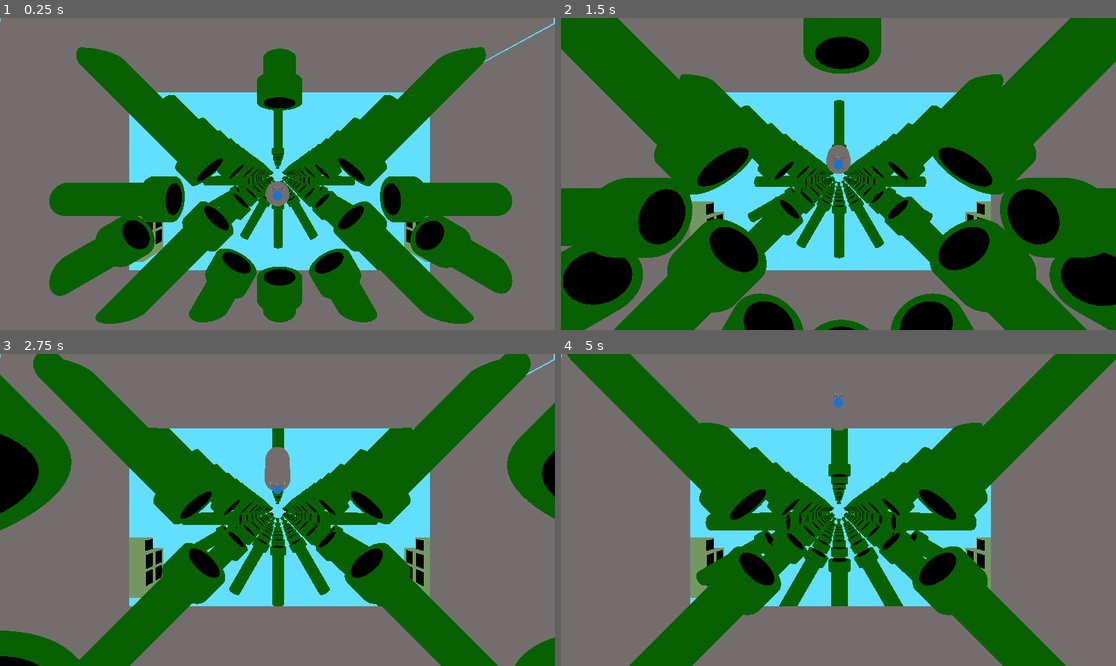
Above: before the commit, frames 1-4 (two rows, left to right).
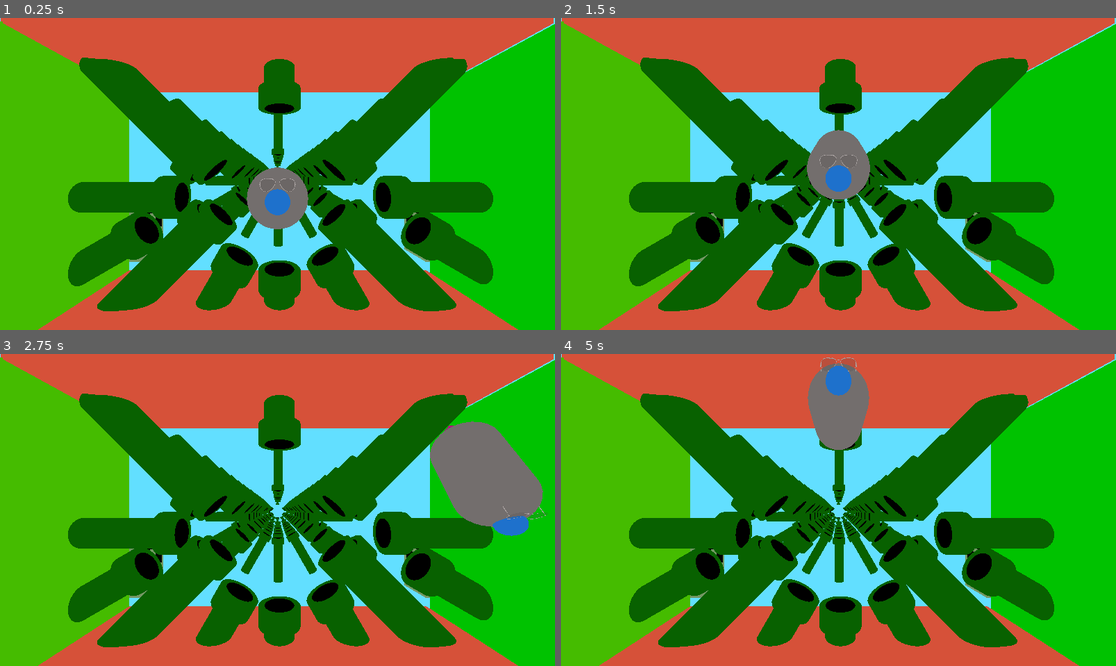
Above: after the commit, the same moments.

Repository: johnf008/Another_3d_Game
Game: Godot game, scene res://game.tscn
Same seed, same stepped clock (60 frames per second), same inputs: the game is played once before the commit and once after it.
Inputs:
- Up to frame 1 (0.25 s): no input
- Up to frame 2 (1.5 s): tap Enter at 0.5 s; hold D (right, bound only after the commit) 0.53-1.28 s; hold Space (fly) 0.53-1.28 s; hold A (left, bound only after the commit) from 1.28 s (still down); tap Space (fly) at 1.35 s
- Up to frame 3 (2.75 s): release A (left, bound only after the commit) at 2.03 s; hold D (right, bound only after the commit) from 2.03 s (still down); hold Space (fly) from 2.03 s (still down)
- Up to frame 4 (5 s): release Space (fly) at 2.78 s; tap Space (fly) at 2.85, 4.35 s; release D (right, bound only after the commit) at 3.53 s; hold Space (fly) 3.53-4.28 s; hold A (left, bound only after the commit) from 3.53 s (still down)

The runs differ from the first frame. In frame 1, 65% of the frame differs, in the area x 0-100%, y 0-100%; in frame 2, 75%; in frame 3, 73%; in frame 4, 76%.

Commit message:
Added basic left <-> right movement

Diff:
--- a/game.tscn
+++ b/game.tscn
@@ -1,10 +1,19 @@
-[gd_scene load_steps=7 format=3 uid="uid://b2l0pjytxk854"]
+[gd_scene load_steps=10 format=3 uid="uid://b2l0pjytxk854"]
 
 [ext_resource type="PackedScene" uid="uid://cortf3dn5rur8" path="res://player/player.tscn" id="1_80nbo"]
 [ext_resource type="Script" uid="uid://delnqgh3x7rr1" path="res://level.gd" id="1_feb5d"]
 [ext_resource type="PackedScene" uid="uid://yo6c3rptu286" path="res://level/modules/module_one.tscn" id="2_e2o6t"]
 [ext_resource type="PackedScene" uid="uid://b4wymn8r8blmo" path="res://level/modules/module_one_iteration_two.tscn" id="3_7jktm"]
 [ext_resource type="PackedScene" uid="uid://c0mkrn36roh8e" path="res://level/background_items/awesome_sauce_building.tscn" id="4_fc0e3"]
+
+[sub_resource type="StandardMaterial3D" id="StandardMaterial3D_7jktm"]
+albedo_color = Color(1, 0.401787, 0.290635, 1)
+
+[sub_resource type="StandardMaterial3D" id="StandardMaterial3D_ryrav"]
+albedo_color = Color(0.0362939, 0.947563, 1.54018e-06, 1)
+
+[sub_resource type="StandardMaterial3D" id="StandardMaterial3D_eow3j"]
+albedo_color = Color(0.326523, 0.915916, 7.70092e-07, 1)
 
 [sub_resource type="Environment" id="Environment_80nbo"]
 background_mode = 1
@@ -22,14 +31,17 @@
 [node name="CSGBox3D" type="CSGBox3D" parent="."]
 transform = Transform3D(-4.37114e-08, 0, 1, 0, 1, 0, -1, 0, -4.37114e-08, 24.5241, 18.716, -0.333055)
 size = Vector3(63.8784, 0.612793, 20)
+material = SubResource("StandardMaterial3D_7jktm")
 
 [node name="CSGBox3D2" type="CSGBox3D" parent="."]
 transform = Transform3D(1.91069e-15, 4.37114e-08, 1, 1, -4.37114e-08, 0, 4.37114e-08, 1, -4.37114e-08, 24.5242, -0.844837, 32.6669)
 size = Vector3(39, 0.612793, 20)
+material = SubResource("StandardMaterial3D_ryrav")
 
 [node name="CSGBox3D3" type="CSGBox3D" parent="."]
 transform = Transform3D(1.91069e-15, 4.37114e-08, 1, 1, -4.37114e-08, 0, 4.37114e-08, 1, -4.37114e-08, 24.5241, -0.844837, -32.3331)
 size = Vector3(39, 0.612793, 20)
+material = SubResource("StandardMaterial3D_eow3j")
 
 [node name="CharacterBody3D" parent="." instance=ExtResource("1_80nbo")]
 transform = Transform3D(-1.06581e-14, -3.3094e-15, -1, 7.57103e-08, 1, 0, 1, -7.57103e-08, -1.06581e-14, 0.0241489, 0, -0.293747)
@@ -43,8 +55,10 @@
 [node name="CSGBox3D4" type="CSGBox3D" parent="."]
 transform = Transform3D(-4.37114e-08, 0, 1, 0, 1, 0, -1, 0, -4.37114e-08, 24.5705, -19.925, -0.367032)
 size = Vector3(63.8784, 0.612793, 20)
+material = SubResource("StandardMaterial3D_7jktm")
 
 [node name="module_one" parent="." instance=ExtResource("2_e2o6t")]
+transform = Transform3D(1, 0, 0, 0, 1, 0, 0, 0, 1, 0, 0, -2)
 
 [node name="Awesome Sauce Building" parent="." instance=ExtResource("4_fc0e3")]
 transform = Transform3D(1, 0, 0, 0, 1, 0, 0, 0, 1, 60, -27, 51)
--- a/level/modules/module.gd
+++ b/level/modules/module.gd
@@ -4,7 +4,8 @@
 var speed = 10
 
 func _process(delta):
-	position.x -= speed * delta
-	if(position.x < -28):
-		level.spawnModule(position.x + (level.amount * level.offset))
-		queue_free()
+	pass
+	#position.x -= speed * delta
+	#if(position.x < -28):
+		#level.spawnModule(position.x + (level.amount * level.offset))
+		#queue_free()
--- a/player/player.gd
+++ b/player/player.gd
@@ -5,24 +5,26 @@
 var target_angle
 var flying_flag = false
 
+var og_z_pos = -0.29374700784683
+
 const UPWARD_ANGLE = 60.0
 const DOWNWARD_ANGLE = 120.0
 
 func _physics_process(delta: float) -> void:
 	const FLY_FALL_FACTOR = 5
 
-	if (position.y >= -6.0):
+	if (position.y >= -10.0):
 		velocity.y -= 20.0 * delta
 	else:
 		velocity.y = 0
-		position.y = -6.0
+		position.y = -10.0
 	print("Y position: " + str(position.y))
 
-	if (position.y <= 6.0):
+	if (position.y <= 10.0):
 		velocity.y -= 5.0 * delta
 	else:
 		velocity.y = 0
-		position.y = 6.0
+		position.y = 10.0
 
 	if Input.is_action_pressed("fly"):
 		velocity.y = 5.0
@@ -32,6 +34,14 @@
 		flying_flag = false
 		rotation_degrees.x = (lerp(rotation_degrees.x, 0.0, delta * _rotation_speed))
 
+	if Input.is_action_just_pressed("left"):
+		position.z -= 8
+
+	if Input.is_action_just_pressed("right"):
+		position.z += 8
+
+	print("X pos: " + str(position.x))
+
 
 	print(str(rotation_degrees.z))
 	print(str(flying_flag))
--- a/player/player.tscn
+++ b/player/player.tscn
@@ -23,24 +23,24 @@
 script = ExtResource("1_oul6g")
 
 [node name="MeshInstance3D" type="MeshInstance3D" parent="."]
-transform = Transform3D(1.05277e-15, 4.37114e-08, 1, 1, -1.49012e-08, -1.77636e-15, 1.49012e-08, 1, -4.37114e-08, 0, 0.992257, 0.002581)
+transform = Transform3D(2.43387e-15, 1.01055e-07, 2.31187, 2.31187, -3.44496e-08, -4.10671e-15, 3.44496e-08, 2.31187, -1.01055e-07, 0, 0.921471, 0.0910766)
 mesh = SubResource("CapsuleMesh_oul6g")
 skeleton = NodePath("../CollisionShape3D")
 
 [node name="MeshInstance3D2" type="MeshInstance3D" parent="."]
-transform = Transform3D(6.87847e-16, 1.57361e-08, -0.36, -1.06581e-15, 0.36, 1.57361e-08, 0.36, 1.06581e-15, 6.87847e-16, 0, 0.992257, 1.00258)
+transform = Transform3D(1.59021e-15, 3.63798e-08, -0.832273, -2.46401e-15, 0.832273, 3.63798e-08, 0.832273, 2.46401e-15, 1.59021e-15, 0, 0.921471, 2.40294)
 mesh = SubResource("SphereMesh_oul6g")
 skeleton = NodePath("../CollisionShape3D")
 
 [node name="MeshInstance3D3" type="MeshInstance3D" parent="."]
-transform = Transform3D(3.43923e-16, 7.86805e-09, -0.18, -5.32907e-16, 0.18, 7.86805e-09, 0.18, 5.32907e-16, 3.43923e-16, 0, 0.992257, -0.997419)
+transform = Transform3D(7.95105e-16, 1.81899e-08, -0.416137, -1.23201e-15, 0.416137, 1.81899e-08, 0.416137, 1.23201e-15, 7.95105e-16, 0, 0.921471, -2.22079)
 mesh = SubResource("BoxMesh_rkbax")
 skeleton = NodePath("../CollisionShape3D")
 
 [node name="CollisionShape3D" type="CollisionShape3D" parent="."]
-transform = Transform3D(-4.37114e-08, 0, -1, -1, -4.37114e-08, 4.37114e-08, -4.37114e-08, 1, -1.64203e-15, 0, 1.00258, 0.002581)
+transform = Transform3D(-1.11415e-07, 0, -2.54887, -2.54887, -1.11415e-07, 1.11415e-07, -1.11415e-07, 2.54887, -4.18532e-15, 0, 1.00258, 0.002581)
 shape = SubResource("CapsuleShape3D_kqu6x")
 
 [node name="Sunglasses" type="MeshInstance3D" parent="."]
-transform = Transform3D(0.002, 0, 0, 0, 0.002, 0, 0, 0, 0.002, 0, 1.20809, 1.00177)
+transform = Transform3D(0.00462374, 0, 0, 0, 0.00462374, 0, 0, 0, 0.00462374, 0, 1.42045, 2.40107)
 mesh = ExtResource("2_rkbax")
--- a/project.godot
+++ b/project.godot
@@ -25,3 +25,13 @@
 "events": [Object(InputEventKey,"resource_local_to_scene":false,"resource_name":"","device":-1,"window_id":0,"alt_press …(191 unchanged characters)…
 ]
 }
+left={
+"deadzone": 0.2,
+"events": [Object(InputEventKey,"resource_local_to_scene":false,"resource_name":"","device":-1,"window_id":0,"alt_pressed":false,"shift_pressed":false,"ctrl_pressed":false,"meta_pressed":false,"pressed":false,"keycode":0,"physical_keycode":65,"key_label":0,"unicode":97,"location":0,"echo":false,"script":null)
+]
+}
+right={
+"deadzone": 0.2,
+"events": [Object(InputEventKey,"resource_local_to_scene":false,"resource_name":"","device":-1,"window_id":0,"alt_pressed":false,"shift_pressed":false,"ctrl_pressed":false,"meta_pressed":false,"pressed":false,"keycode":0,"physical_keycode":68,"key_label":0,"unicode":100,"location":0,"echo":false,"script":null)
+]
+}
